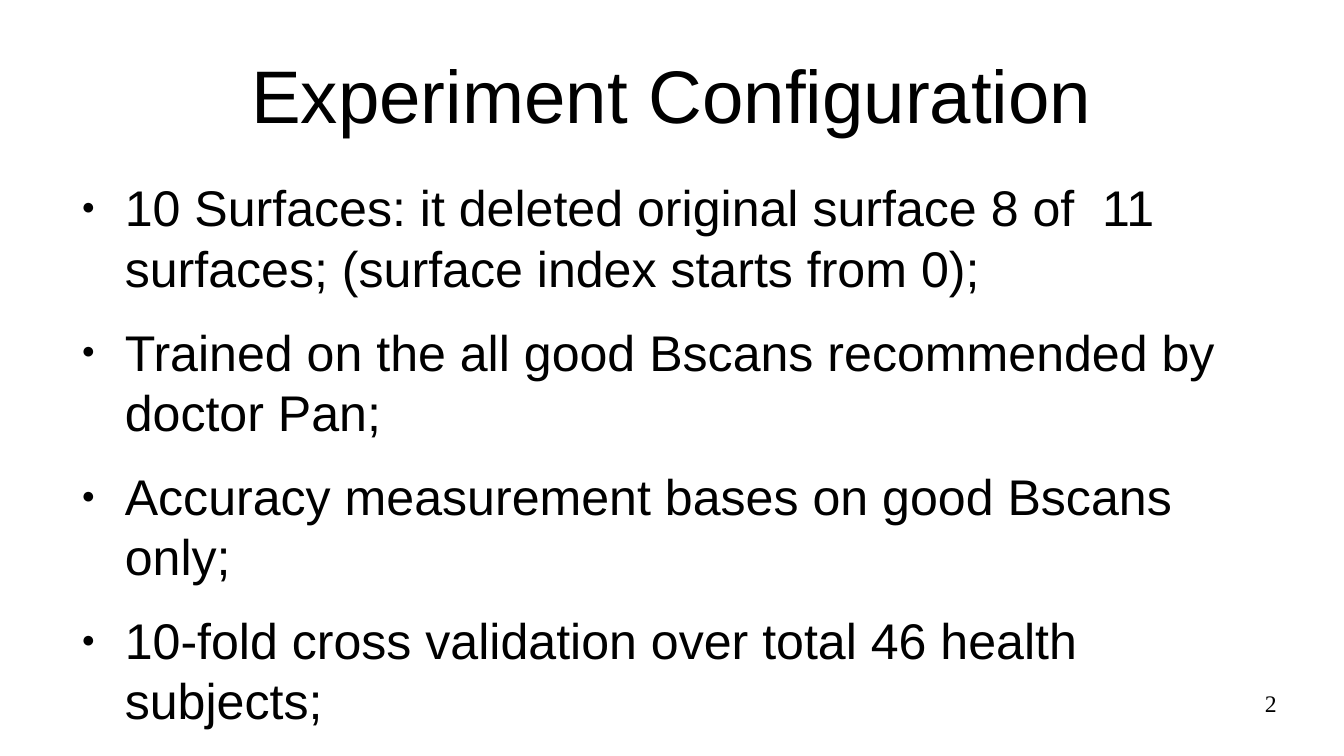
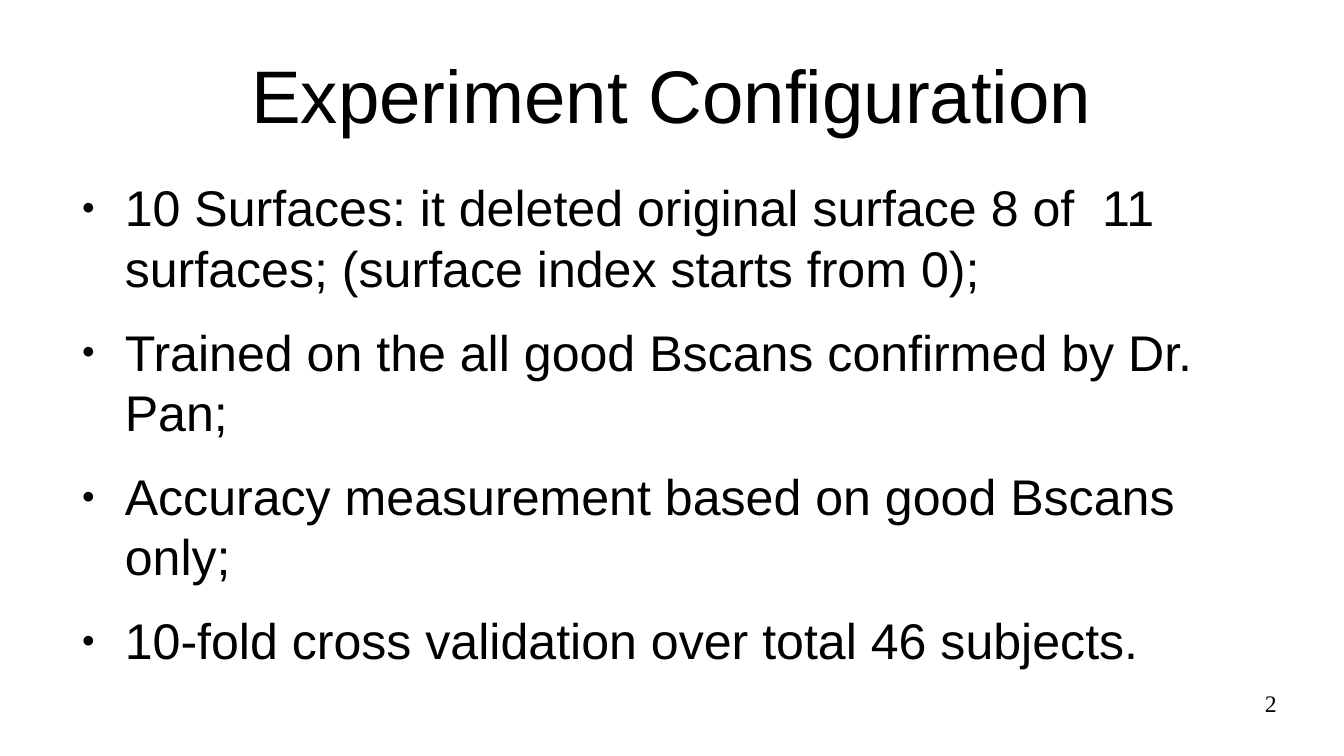
Before and after one commit to Hui-Xie/OvarianCancer, a slide deck: slide 2 of OCTMultiSurfaces/testConfig/expTongren_10Surfaces_allGoodBscans_20200512/10SurfaceExperementReport_20200529.odp. Drawn at 1344x756 pixels with LibreOffice and Linux fonts; fonts in the diff are those of the drawing. Boxes give left, top, right and bottom in pixels: in the first picture for what was removed or moved away, otherwise in the second. Text is boxed around its words. In the diff, an @@ line names an element or a change of style, - is before the commit and + after.

```diff
--- a/OCTMultiSurfaces/testConfig/expTongren_10Surfaces_allGoodBscans_20200512/10SurfaceExperementReport_20200529.odp
+++ b/OCTMultiSurfaces/testConfig/expTongren_10Surfaces_allGoodBscans_20200512/10SurfaceExperementReport_20200529.odp
@@ text at box(125, 334, 1192, 669): text changed @@
-● Trained on the all good Bscans recommended by doctor Pan;
-● Accuracy measurement bases on good Bscans only;
-● 10-fold cross validation over total 46 health subjects;
+● Trained on the all good Bscans confirmed by Dr. Pan;
+● Accuracy measurement based on good Bscans only;
+● 10-fold cross validation over total 46 subjects.
```
Also in this commit, not shown: 8 other slides changed, 2 slides added, 1 slide removed, 2 other files.
